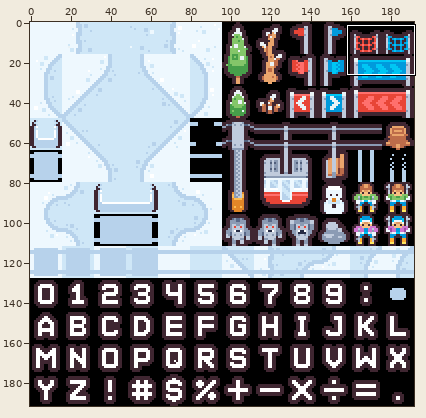
Edited in one commit: sprite sheet (tilemap.png). The picture above shows the old version from afar; the outline marks the close-up.
Close-up. The starting point:
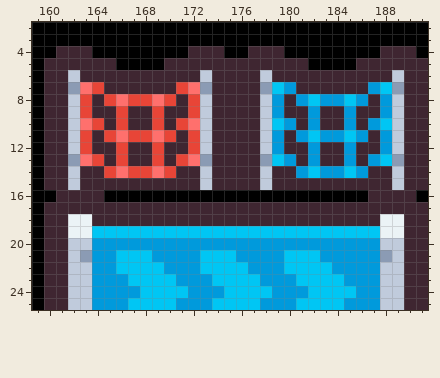
The file is 192x192 pixels. Shown: x 159..191, y 2..25.
After the commit:
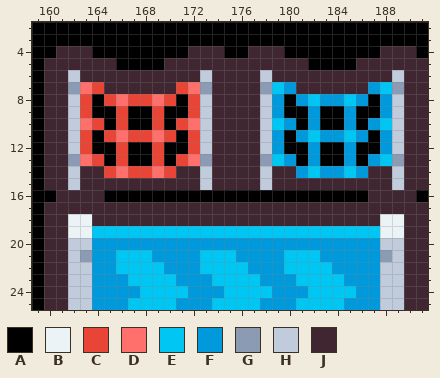
Palette (. is transparent): A #000000  B #ebf3f6  C #e84537  D #ff706d  E #00c6f4  F #009adc  G #8b9bb4  H #c0cbdc  J #3f2631
Edits made:
Colour J becomes colour A in row 8 at x 164, 171, 180 and 187; in row 9 at x 164 to 165, 167 to 168, 170 to 171, 180 to 181, 183 to 184 and 186 to 187; in row 10 at x 165, 167 to 168, 170, 181, 183 to 184 and 186; in row 11 at x 164, 171, 180 and 187; in row 12 at x 164 to 165, 167 to 168, 170 to 171, 180 to 181, 183 to 184 and 186 to 187; in row 13 at x 165, 167 to 168, 170, 181, 183 to 184 and 186.
Pixel boxes of the changes (left, top, right, bottom) in both close-ups:
changed: (92, 94, 188, 166)
changed: (284, 94, 380, 166)
